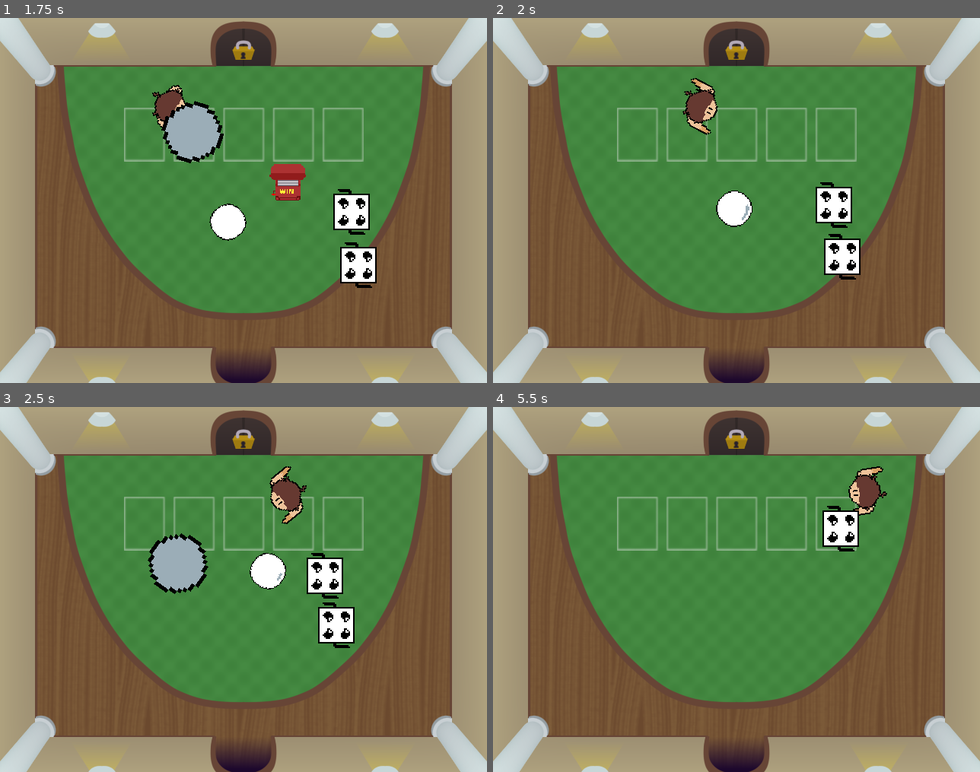
Above: before the commit, frames 1-4 (two rows, left to right).
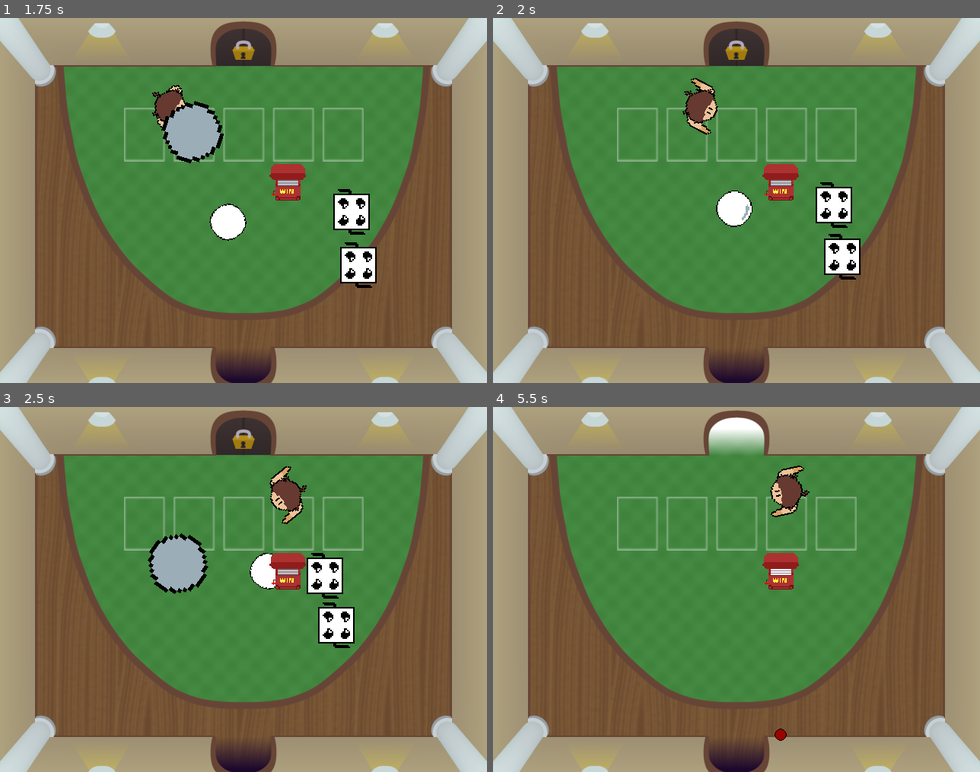
Above: after the commit, the same moments.

Repository: JoshuaKlot/BinghamtonGameJam3
Game: Godot game, scene res://scenes/main_menu.tscn
Two runs of this game, one before a commit and one after it. Both use one fixed random seed, a clock stepped at 60 frames per second and the inputs below.
Inputs (mouse positions are in pixels of both pictures, inside the frame that each line leads up to):
- Up to frame 1 (1.75 s): click "Start" at 0.5 s; tap Enter (ui_accept) at 1.25, 1.52 s; move the mouse to (350, 182) at 1.27 s; hold Right (ui_right) from 1.28 s (still down); tap Space (shoot) at 1.35 s
- Up to frame 2 (2 s): keep holding Right (ui_right)
- Up to frame 3 (2.5 s): keep holding Right (ui_right); move the mouse to (146, 607) at 2.02 s; tap Space (shoot) at 2.1 s; tap Enter (ui_accept) at 2.27 s
- Up to frame 4 (5.5 s): move the mouse to (785, 509) at 2.77 s; release Right (ui_right) at 2.78 s; hold Left (ui_left) 2.78-3.53 s; tap Space (shoot) every 0.75 s from 2.85 to 5.1 s; move the mouse to (712, 662) at 3.52 s; hold Right (ui_right) 3.53-5.03 s; tap Enter (ui_accept) at 3.77, 4.52, 5.27 s; move the mouse to (882, 644) at 4.27 s; move the mouse to (590, 534) at 5.02 s; hold Left (ui_left) from 5.03 s (still down)

Frame 1 is identical in both runs. In frame 2, 0.6% of the frame differs, in the area x 55-63%, y 40-50%; in frame 3, 0.6%; in frame 4, 3.8%, in the area x 44-81%, y 2-92%.

Commit message:
Add files via upload

Diff:
--- /dev/null
+++ b/binghamtongamejam3-main/Scripts/casinobullet.gd
@@ -0,0 +1,14 @@
+extends CharacterBody2D
+
+
+var SPEED = 300.0
+var xValue=randf_range(-1,1)
+var yValue=randf_range(-1,1)
+
+func _physics_process(delta: float) -> void:
+
+	velocity=Vector2(xValue,yValue)*SPEED
+	move_and_slide()
+
+func _on_area_2d_area_entered(area: Area2D) -> void:
+	queue_free()
--- a/binghamtongamejam3-main/Scripts/slot_machine.gd
+++ b/binghamtongamejam3-main/Scripts/slot_machine.gd
@@ -1,15 +1,12 @@
 extends Area2D
 
-@onready var player = %Player
 var rolling = true
 # Called when the node enters the scene tree for the first time.
 var bullet = preload("res://scenes/casinobullet.tscn")
-var HEALTH = 5
 
 func _ready() -> void:
 	$AnimatedSprite2D.play("rolling")
 	$RollTimer.start()
-	add_to_group("enemy")
 
 
 # Called every frame. 'delta' is the elapsed time since the previous frame.
@@ -27,10 +24,3 @@
 		$AnimatedSprite2D.play("rolling")
 		$RollTimer.start()
 		rolling = true
-	if HEALTH <= 0:
-		queue_free()
-
-
-func take_damage():
-	print(player.damage)
-	HEALTH = HEALTH - player.damage
